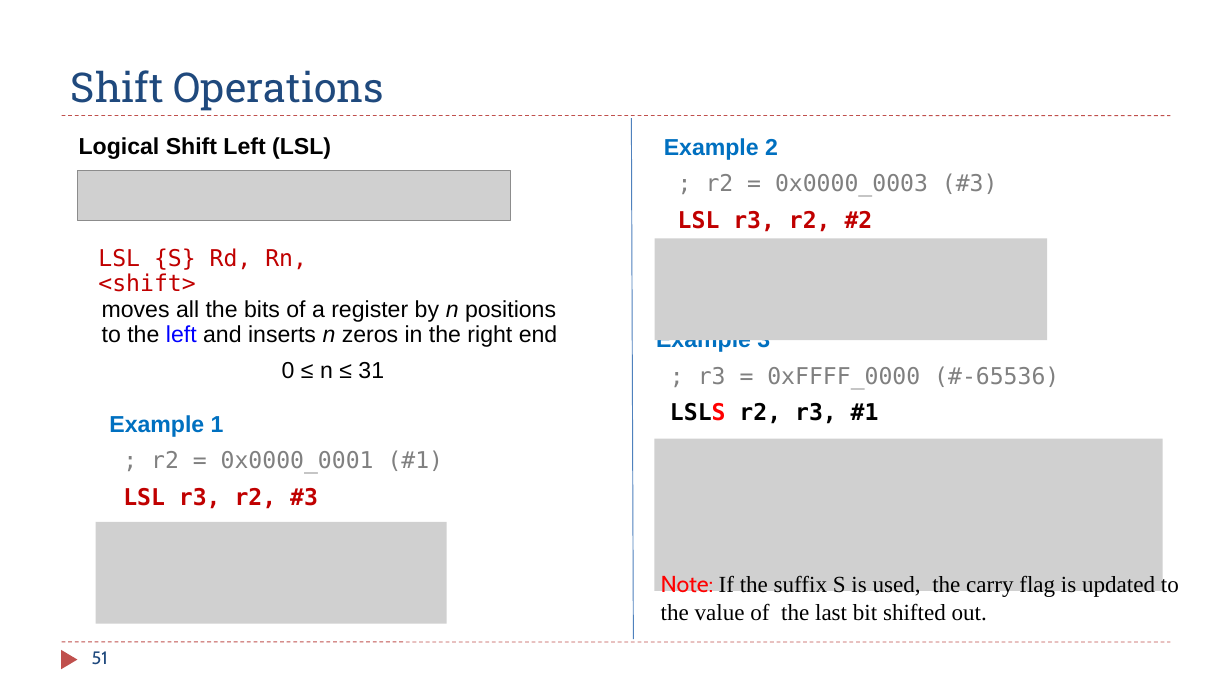
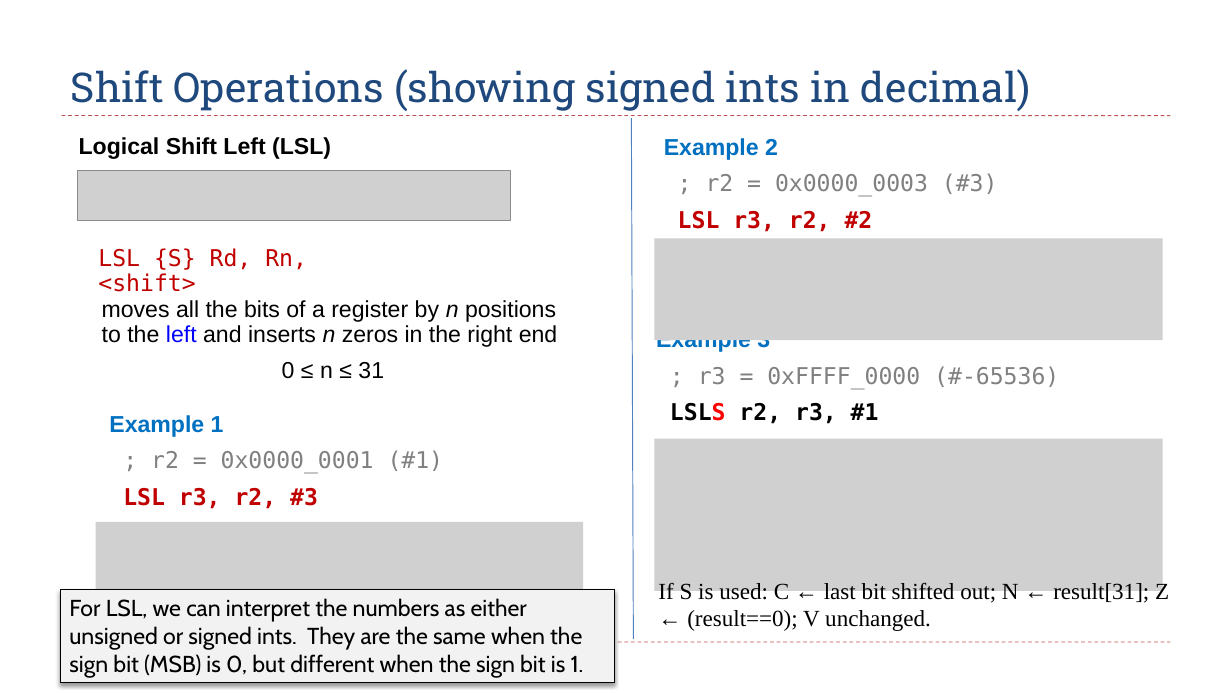
Before and after one commit to guhofstra/CSC111Sp26, a slide deck: slide 51 of PPTs/Ch4_ARM_Arithmetic_Logic.pptx. Drawn at 1232x693 pixels with LibreOffice and Linux fonts; fonts in the diff are those of the drawing; grey boxes stand for pictures. Boxes give left, top, right and bottom in pixels: in the first picture for what was removed or moved away, otherwise in the second. Text is boxed around its words. In the diff, an @@ line names an element or a change of style, - is before the commit and + after.

```diff
--- a/PPTs/Ch4_ARM_Arithmetic_Logic.pptx
+++ b/PPTs/Ch4_ARM_Arithmetic_Logic.pptx
@@ title at (71,69,1030,111): text changed @@
-Shift Operations
+Shift Operations (showing signed ints in decimal)
@@ picture: place and size @@
-picture at (654,238,1047,340)
+picture at (654,238,1163,340)
@@ picture: place and size @@
-picture at (95,522,446,624)
+picture at (95,522,583,624)
@@ rectangle added at (60,590,614,683), fill #F2F2F2, outline #000000 0.75 pt, 18 pt, text #000000 @@
+For LSL, we can interpret the numbers as either unsigned or signed ints. They are the same when the sign bit (MSB) is 0, but different when the sign bit is 1.
@@ text at (658,581,1169,631): text changed @@
-Note: If the suffix S is used, the carry flag is updated to the value of the last bit shifted out.
+If S is used: C ← last bit shifted out; N ← result[31]; Z ← (result==0); V unchanged.
@@ page number removed at (92,651,108,665) @@
-51
```
Also in this commit, not shown: 12 other slides changed, 1 slide added, 2 other files.
